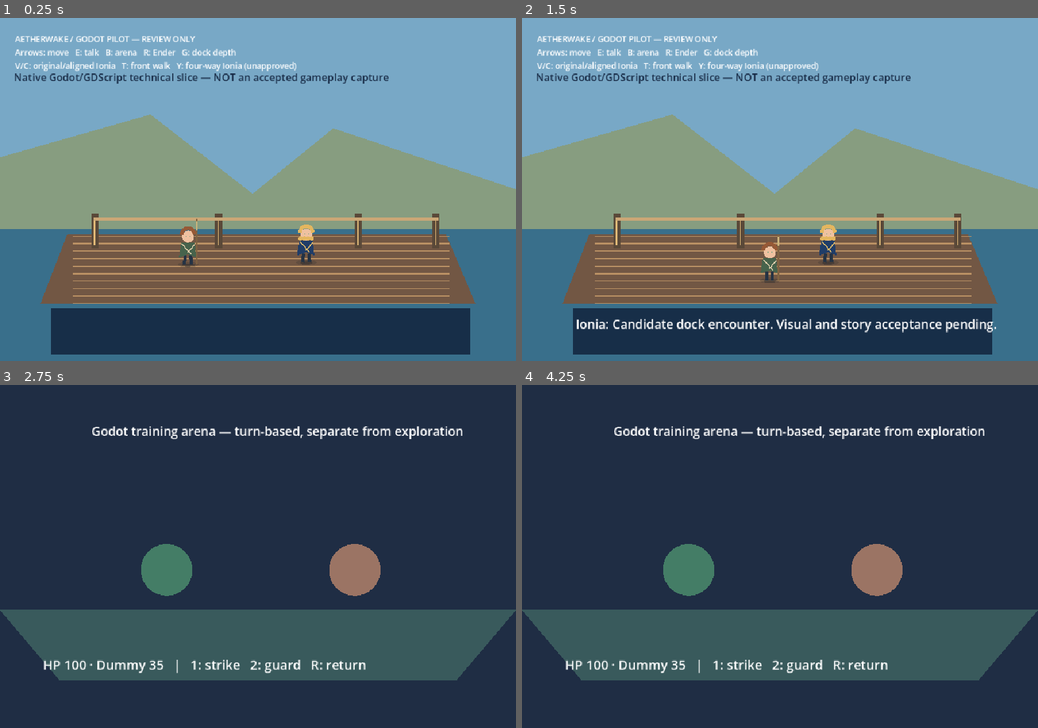
Above: before the commit, frames 1-4 (two rows, left to right).
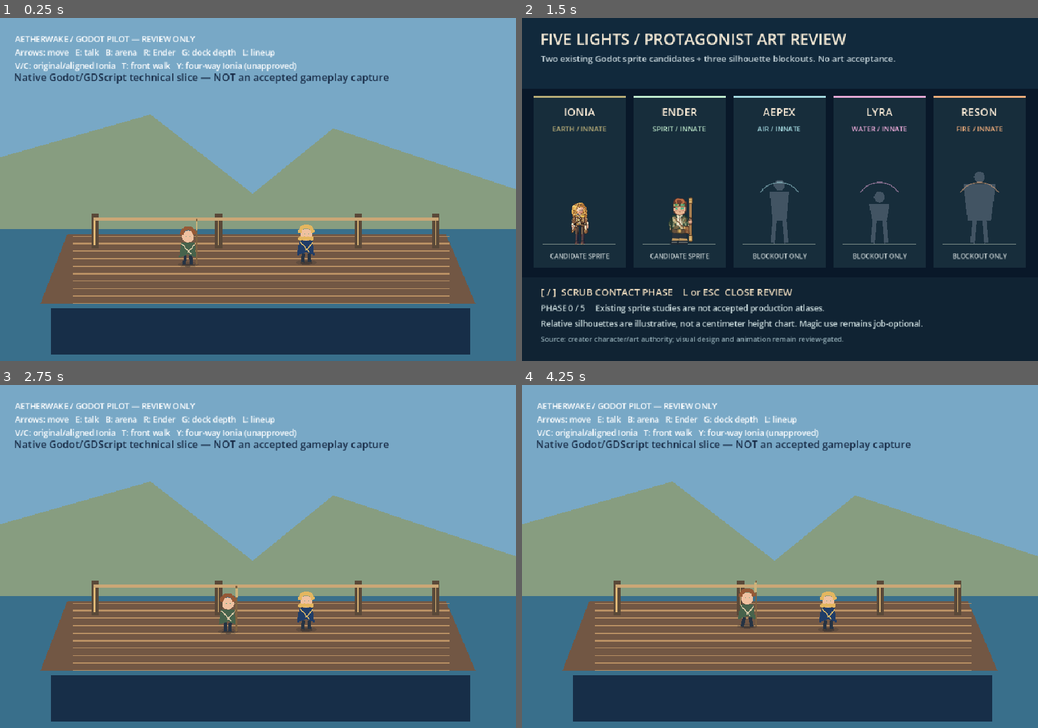
Above: after the commit, the same moments.

Repository: ndrorchestration/ToSailaStarrySky-jrpg
Game: Godot game, scene res://scenes/first_wake.tscn
Two runs of this game, one before a commit and one after it. Both use one fixed random seed, a clock stepped at 60 frames per second and the inputs below.
Inputs:
- Up to frame 1 (0.25 s): no input
- Up to frame 2 (1.5 s): tap Enter at 0.5 s; hold Right (ui_right) 0.53-1.28 s; tap L at 0.6 s; tap E at 0.8, 1.35 s; hold Down (ui_down) from 1.28 s (still down)
- Up to frame 3 (2.75 s): tap B at 1.55, 2.1 s; tap Space at 2 s; release Down (ui_down) at 2.03 s; hold Right (ui_right) from 2.03 s (still down); tap L at 2.3 s
- Up to frame 4 (4.25 s): release Right (ui_right) at 2.78 s; hold Up (ui_up) 2.78-3.53 s; tap L at 2.85 s; tap E at 3.05, 3.6 s; tap Enter at 3.5 s; hold Left (ui_left) from 3.53 s (still down); tap B at 3.8 s; tap Escape at 4.15 s

The runs differ from the first frame. In frame 1, less than 0.1% of the frame differs, in the area x 47-54%, y 9-12%; in frame 2, 91%, in the area x 0-100%, y 0-100%; in frame 3, 90%; in frame 4, 90%.

Commit message:
feat(godot): opt-in character visual stage without altering dock gameplay

Diff:
--- a/godot/scripts/first_wake.gd
+++ b/godot/scripts/first_wake.gd
@@ -5,6 +5,7 @@
 const Actor = preload("res://scripts/pilot_actor.gd")
 const DockDepthReview = preload("res://scripts/dock_depth_review.gd")
 const TrainingArena = preload("res://scenes/training_arena.tscn")
+const CharacterLineupReview = preload("res://scripts/character_lineup_review.gd")
 const IoniaUnapprovedArt = preload("res://art-review/ionia-original-v01-green-eyes.svg")
 const IoniaAlignmentReview = preload("res://art-review/ionia-cream-leather-review.svg")
 const WALKABLE_DECK = Rect2(Vector2(145, 410), Vector2(670, 112))
@@ -22,6 +23,8 @@
 var dock_depth_review_enabled: bool = false
 var deck_backdrop: Node2D
 var deck_foreground: Node2D
+var character_lineup_review_enabled: bool = false
+var character_lineup_review: Control
 
 func _ready() -> void:
     deck_backdrop = DockDepthReview.new()
@@ -60,11 +63,12 @@
     add_child(deck_foreground)
 
     var ui := CanvasLayer.new()
+    ui.name = "CanvasLayer"
     add_child(ui)
     status = Label.new()
     status.position = Vector2(28, 28)
     status.add_theme_font_size_override("font_size", 15)
-    status.text = "AETHERWAKE / GODOT PILOT — REVIEW ONLY\nArrows: move   E: talk   B: arena   R: Ender   G: dock depth\nV/C: original/aligned Ionia   T: front walk   Y: four-way Ionia (unapproved)"
+    status.text = "AETHERWAKE / GODOT PILOT — REVIEW ONLY\nArrows: move   E: talk   B: arena   R: Ender   G: dock depth   L: lineup\nV/C: original/aligned Ionia   T: front walk   Y: four-way Ionia (unapproved)"
     ui.add_child(status)
     dialogue = Label.new()
     dialogue.position = Vector2(100, 555)
@@ -72,6 +76,9 @@
     dialogue.text = "Ionia: Candidate dock encounter. Visual and story acceptance pending."
     dialogue.visible = false
     ui.add_child(dialogue)
+    character_lineup_review = CharacterLineupReview.new()
+    character_lineup_review.visible = false
+    ui.add_child(character_lineup_review)
     queue_redraw()
 
 func _draw() -> void:
@@ -99,6 +106,17 @@
 
 func _unhandled_key_input(event: InputEvent) -> void:
     if not (event is InputEventKey) or not event.pressed or event.echo:
+        return
+    if event.keycode == KEY_L:
+        set_character_lineup_review_enabled(not character_lineup_review_enabled)
+        return
+    if character_lineup_review_enabled:
+        if event.keycode == KEY_ESCAPE:
+            set_character_lineup_review_enabled(false)
+        elif event.keycode == KEY_BRACKETLEFT:
+            character_lineup_review.set_walk_phase(character_lineup_review.walk_phase - 1)
+        elif event.keycode == KEY_BRACKETRIGHT:
+            character_lineup_review.set_walk_phase(character_lineup_review.walk_phase + 1)
         return
     if event.keycode == KEY_E and ender.global_position.distance_to(ionia.global_position) <= 110.0:
         dialogue_open = not dialogue_open
@@ -140,6 +158,18 @@
         dialogue.visible = false
 
 
+func set_character_lineup_review_enabled(enabled: bool) -> void:
+    # Review-only overlay: no movement, dialogues or gameplay state changes.
+    character_lineup_review_enabled = enabled
+    character_lineup_review.visible = enabled
+    ender.set_physics_process(not enabled)
+    ionia.set_physics_process(not enabled)
+    status.visible = not enabled
+    if enabled:
+        dialogue.visible = false
+        dialogue_open = false
+
+
 func set_dock_depth_review_enabled(enabled: bool) -> void:
     # Presentation-only, independent of plot, walk bounds and actual collision.
     dock_depth_review_enabled = enabled
